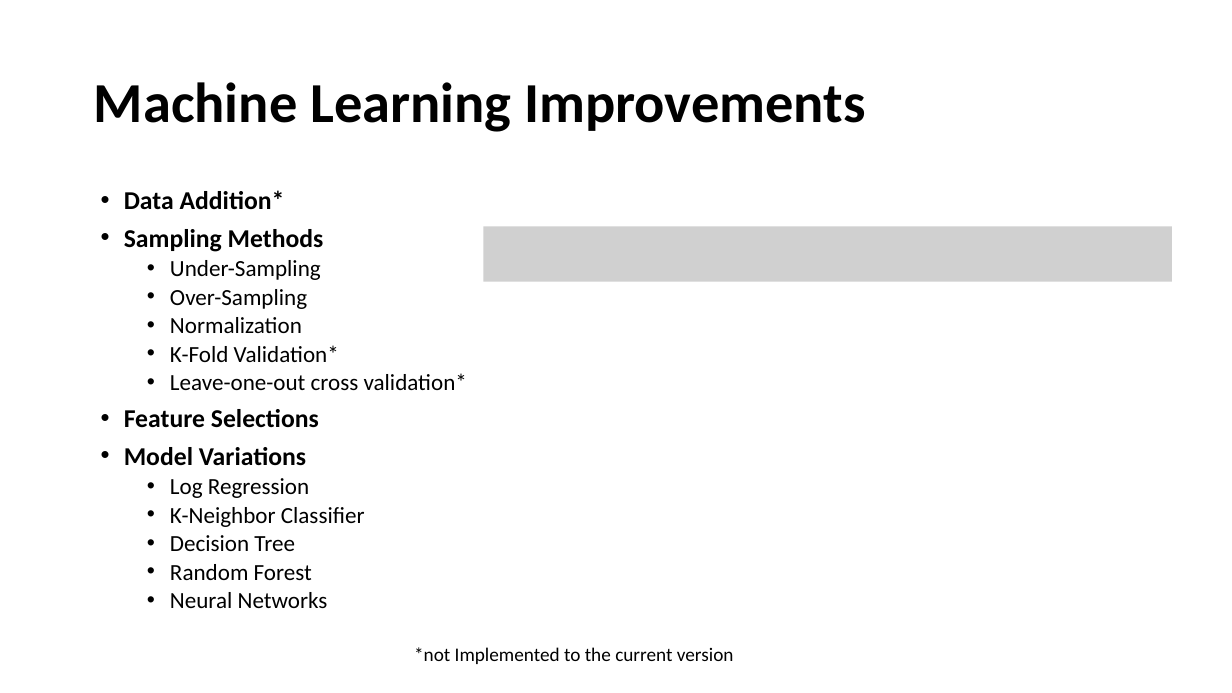
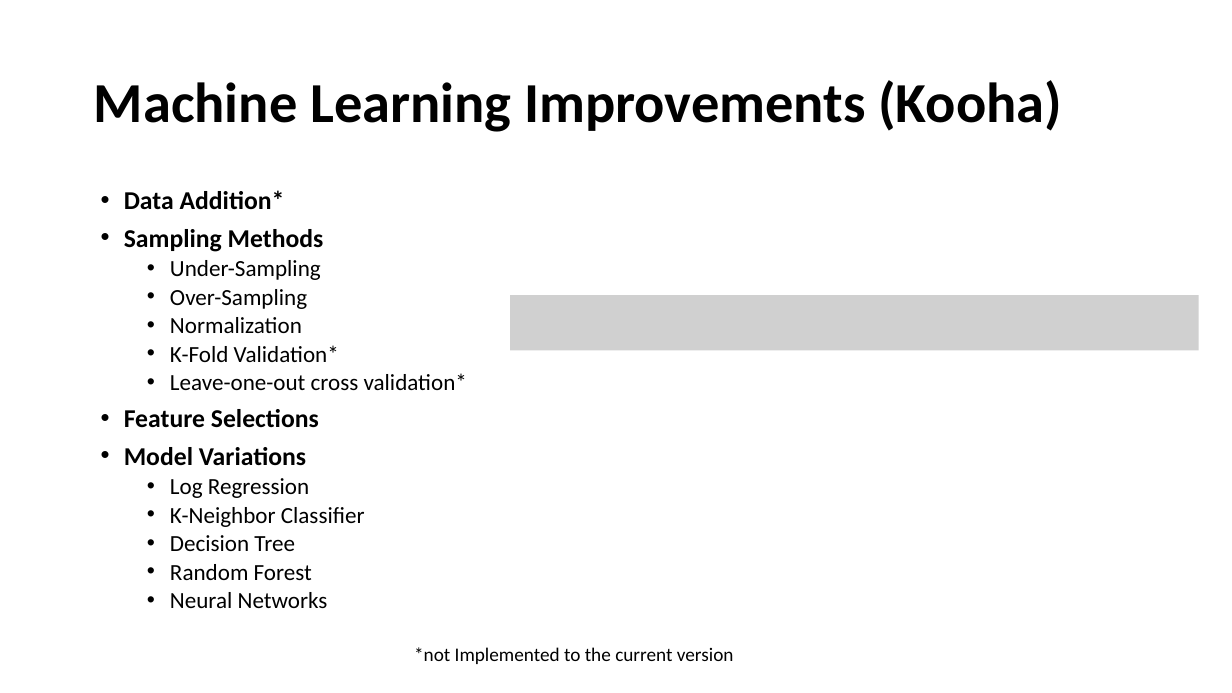
Before and after one commit to akshaym2497/RMDS_Hurricane_Forecasting, a slide deck: slide 12 of presentation material/week3_hurricane.pptx (slide 8 before the commit). Drawn at 1232x693 pixels with LibreOffice and Linux fonts; fonts in the diff are those of the drawing; grey boxes stand for pictures. Boxes give left, top, right and bottom in pixels: in the first picture for what was removed or moved away, otherwise in the second. Text is boxed around its words. In the diff, an @@ line names an element or a change of style, - is before the commit and + after.

```diff
--- a/presentation material/week3_hurricane.pptx
+++ b/presentation material/week3_hurricane.pptx
@@ title at [94,80,1062,132]: text changed @@
-Machine Learning Improvements
+Machine Learning Improvements (Kooha)
@@ picture removed at [483,226,1172,282] @@
@@ picture added at [510,295,1199,350] @@
```
Also in this commit, not shown: 3 other slides changed, 5 slides added.
